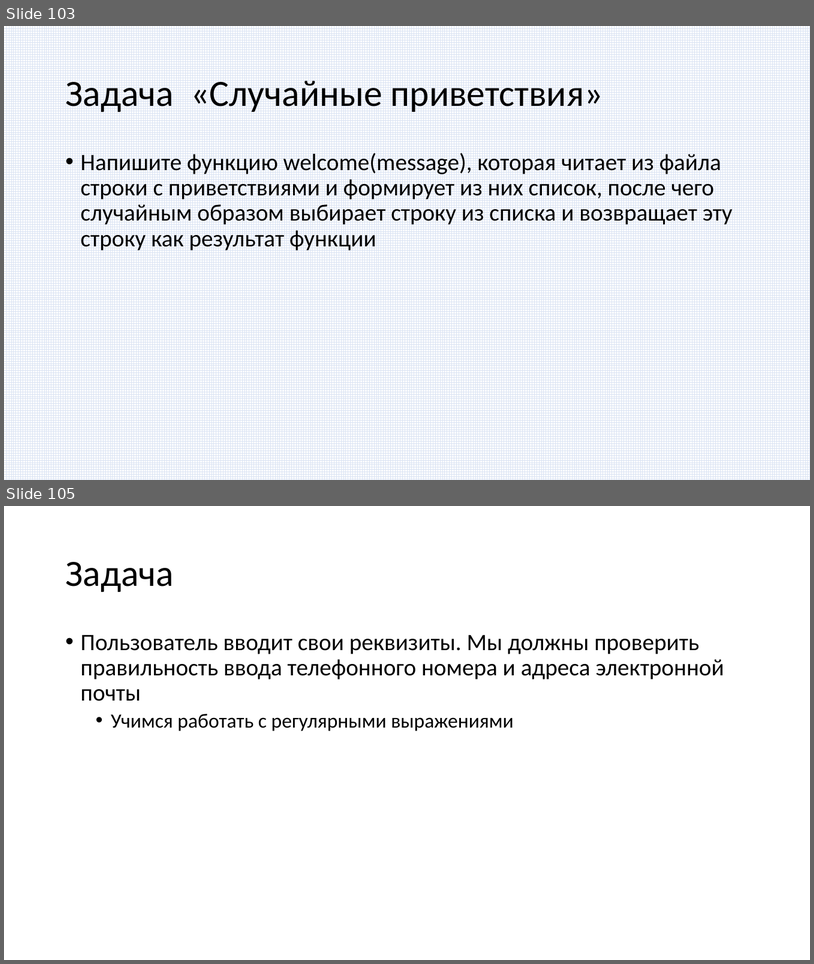
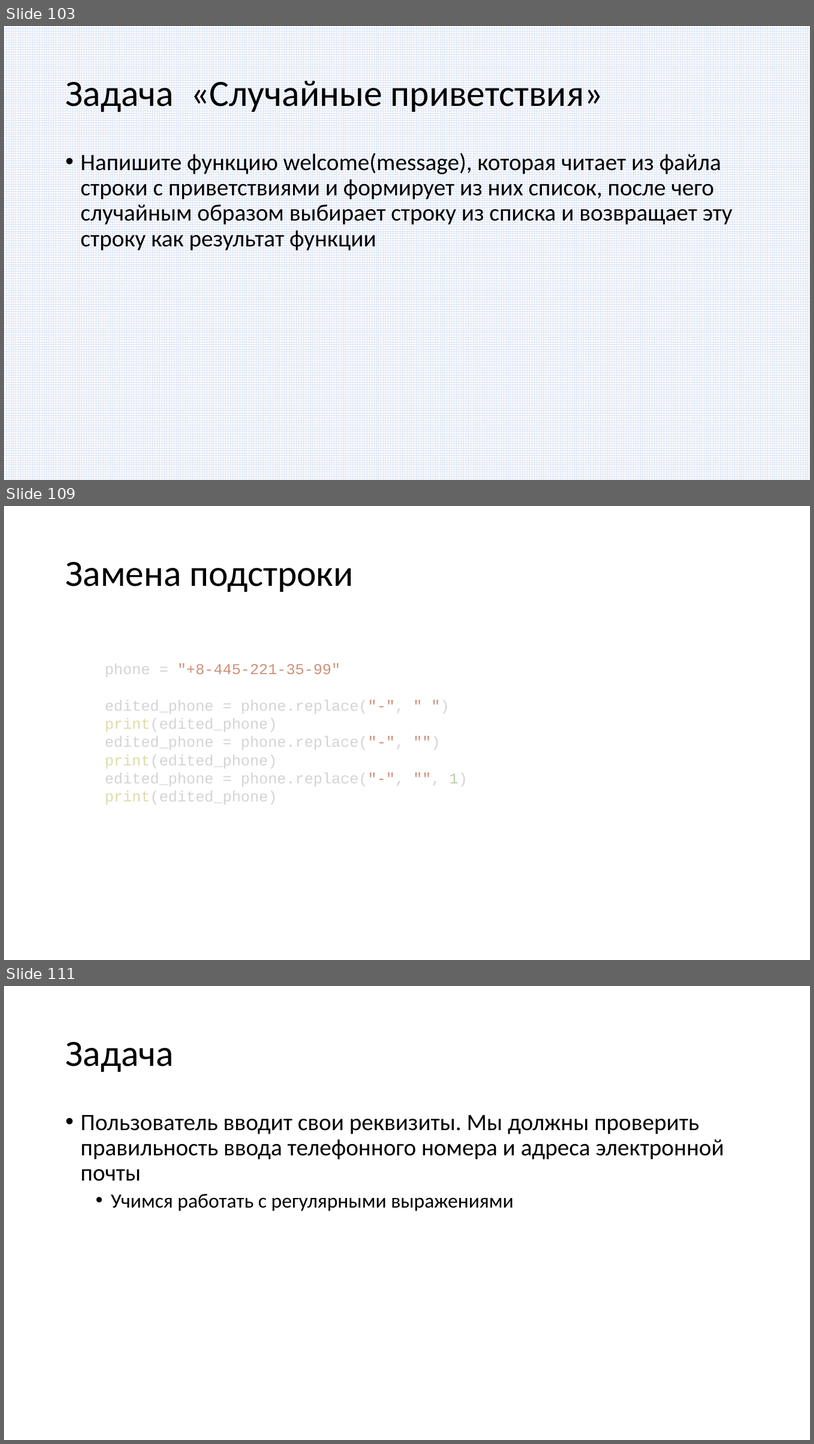
Before and after one commit to paveltsytovich/telegram-course, a slide deck: Presentation/Разработка ботов для телеграмм на Python.pptx. Shown one above the other, each under a label of ours: slides 103 and 105 before the commit, slides 103, 109 and 111 after it; the slides between them are not shown. The pictures are 814x964 and 814x1444 pixels, drawn with LibreOffice and Linux fonts; fonts in the diff are those of the drawing. Boxes give left, top, right and bottom in pixels: in the first picture for what was removed or moved away, otherwise in the second. Text is boxed around its words. In the diff, an @@ line names an element or a change of style, - is before the commit and + after.

```diff
--- a/Presentation/Разработка ботов для телеграмм на Python.pptx
+++ b/Presentation/Разработка ботов для телеграмм на Python.pptx
@@ slide 109 added at [4, 506, 810, 960], background #FFFFFF @@
@@ title added at [65, 562, 354, 592], 44 pt, text #000000 @@
+Замена подстроки
@@ text added at [105, 663, 468, 804], 18 pt, text #D4D4D4 @@
+phone = "+8-445-221-35-99"
+edited_phone = phone.replace("-", " ")
+print(edited_phone)
+edited_phone = phone.replace("-", "")
+print(edited_phone)
+edited_phone = phone.replace("-", "", 1)
+print(edited_phone)
@@ what was slide 105 is now slide 111 @@
```
Also in this commit, not shown: 1 slide changed, 5 other slides added, 4 other files.
